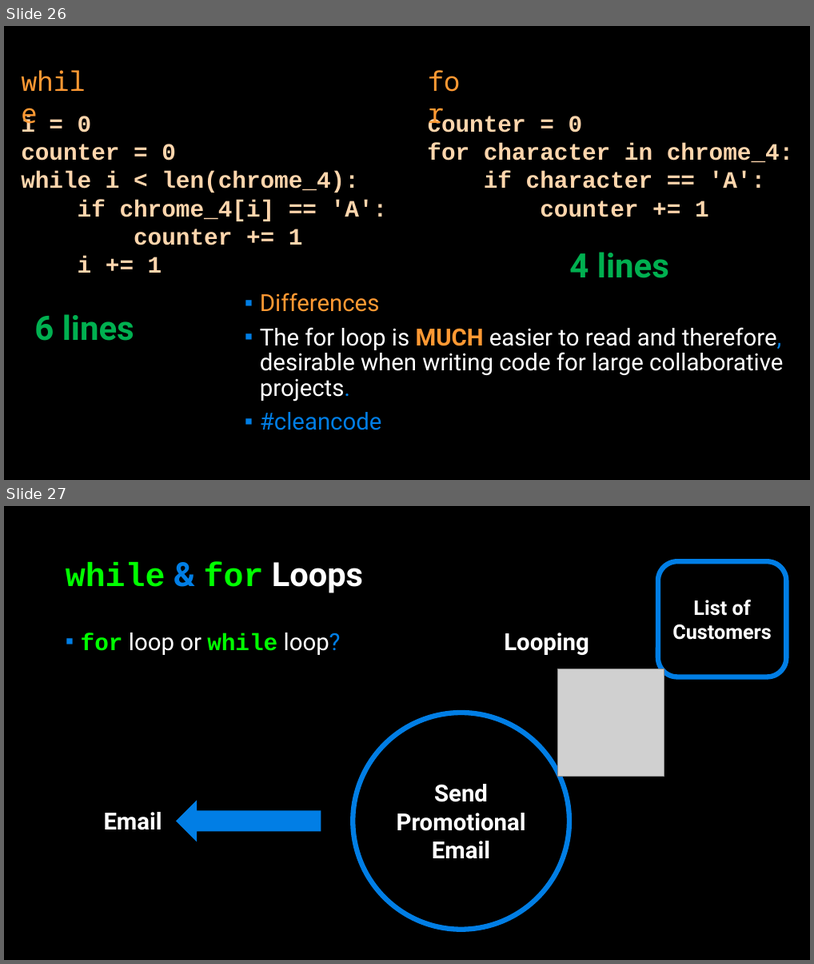
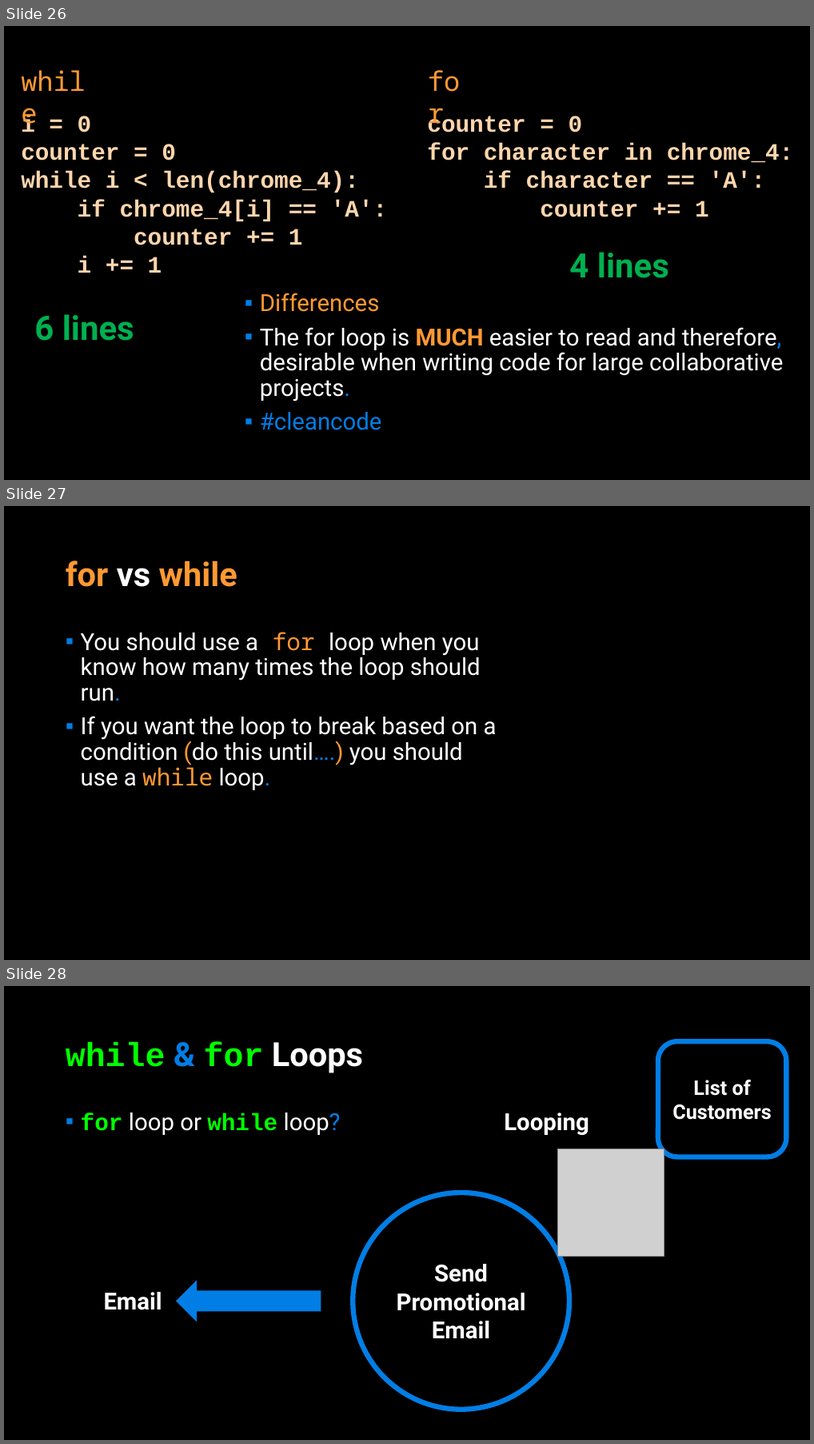
Before and after one commit to APS106/APS106-winter-2023-kinsella-goodfellow, a slide deck: lectures/week6/lecture1/slides/week6_lecture1.pptx. Shown one above the other, each under a label of ours: slides 26 and 27 before the commit, slides 26, 27 and 28 after it. The pictures are 814x964 and 814x1444 pixels, drawn with LibreOffice and Linux fonts; fonts in the diff are those of the drawing; grey boxes stand for pictures; background and template pictures are left out. Boxes give left, top, right and bottom in pixels: in the first picture for what was removed or moved away, otherwise in the second. Text is boxed around its words. In the diff, an @@ line names an element or a change of style, - is before the commit and + after.

```diff
--- a/lectures/week6/lecture1/slides/week6_lecture1.pptx
+++ b/lectures/week6/lecture1/slides/week6_lecture1.pptx
@@ slide 27 added at <box>4,506,810,960</box>, background picture (left out) @@
@@ title added at <box>66,560,238,587</box>, 39.6 pt, text #FF9933, bold @@
+for vs while
@@ text added at <box>81,632,497,790</box>, 28 pt, text #FFFFFF @@
+▪ You should use a for loop when you know how many times the loop should run.
+▪ If you want the loop to break based on a condition (do this until….) you should use a while loop.
@@ what was slide 27 is now slide 28 @@
```
Also in this commit, not shown: 3 other files.
